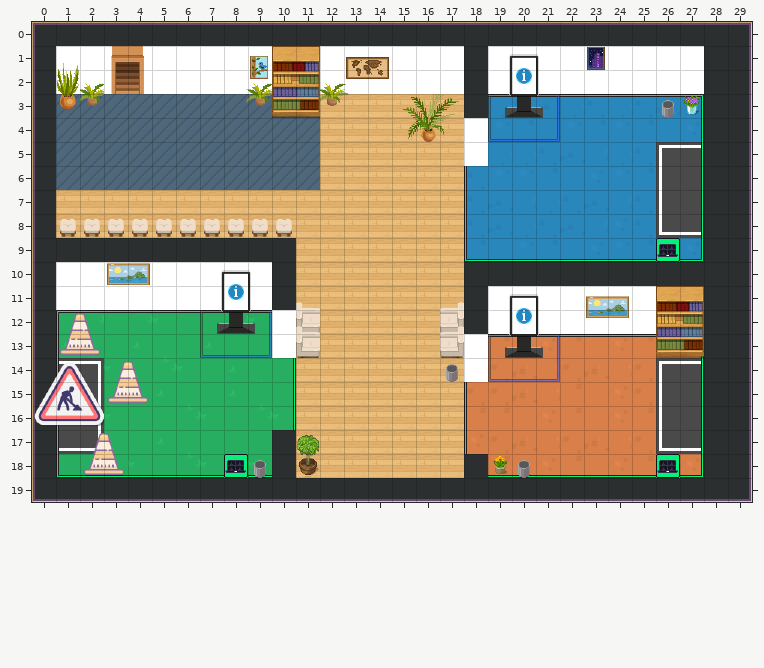
Level history. Tiled map (JSON): cours.tmj. Above is the file before it was changed.
Cells are 32x32 px. Shown: x 0..29, y 0..19.
New version:
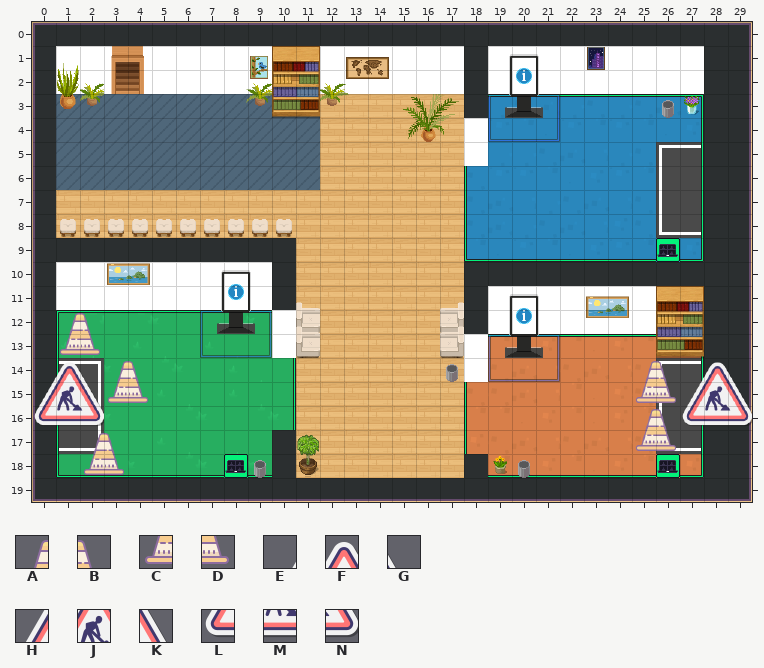
Key: from "Chunk 1": A 68, B 69, C 70, D 71, E 72, F 73, G 74, H 75, J 76, K 77, L 78, M 79, N 80.
_ is an empty cell.
The exact change:
Layer "travaux":
The edit adds tile A in row 14 at x 25; in row 16 at x 25.
The edit adds tile B in row 14 at x 26; in row 16 at x 26.
The edit adds tile C in row 15 at x 25; in row 17 at x 25.
The edit adds tile D in row 15 at x 26; in row 17 at x 26.
The edit adds tile E in row 14 at x 27.
The edit adds tile F in row 14 at x 28.
The edit adds tile G in row 14 at x 29.
The edit adds tile H in row 15 at x 27.
The edit adds tile J in row 15 at x 28.
The edit adds tile K in row 15 at x 29.
The edit adds tile L in row 16 at x 27.
The edit adds tile M in row 16 at x 28.
The edit adds tile N in row 16 at x 29.
Boxes around the changes in both pictures, in picture pixels (x1, y1, x2, y2):
added: (636, 361, 752, 451)
